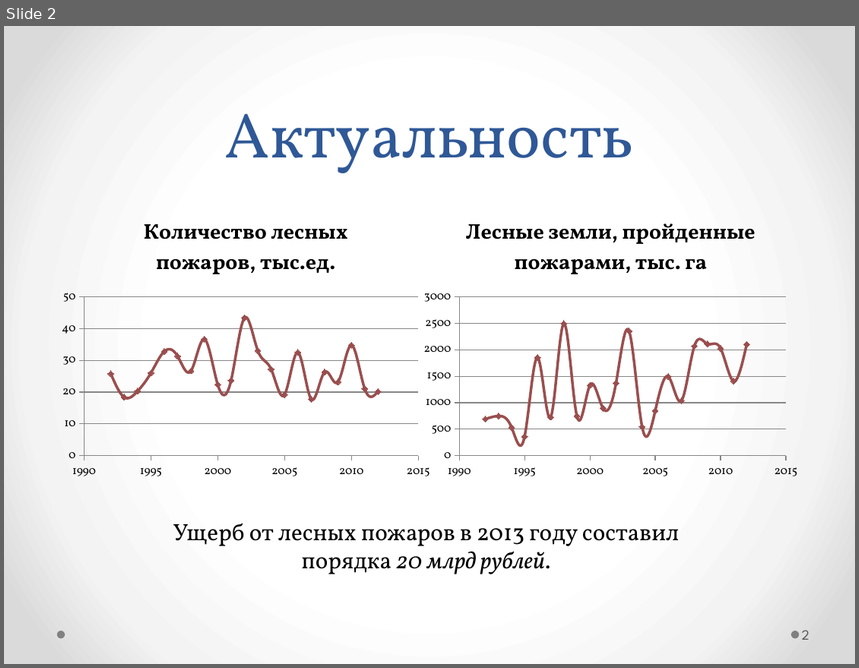
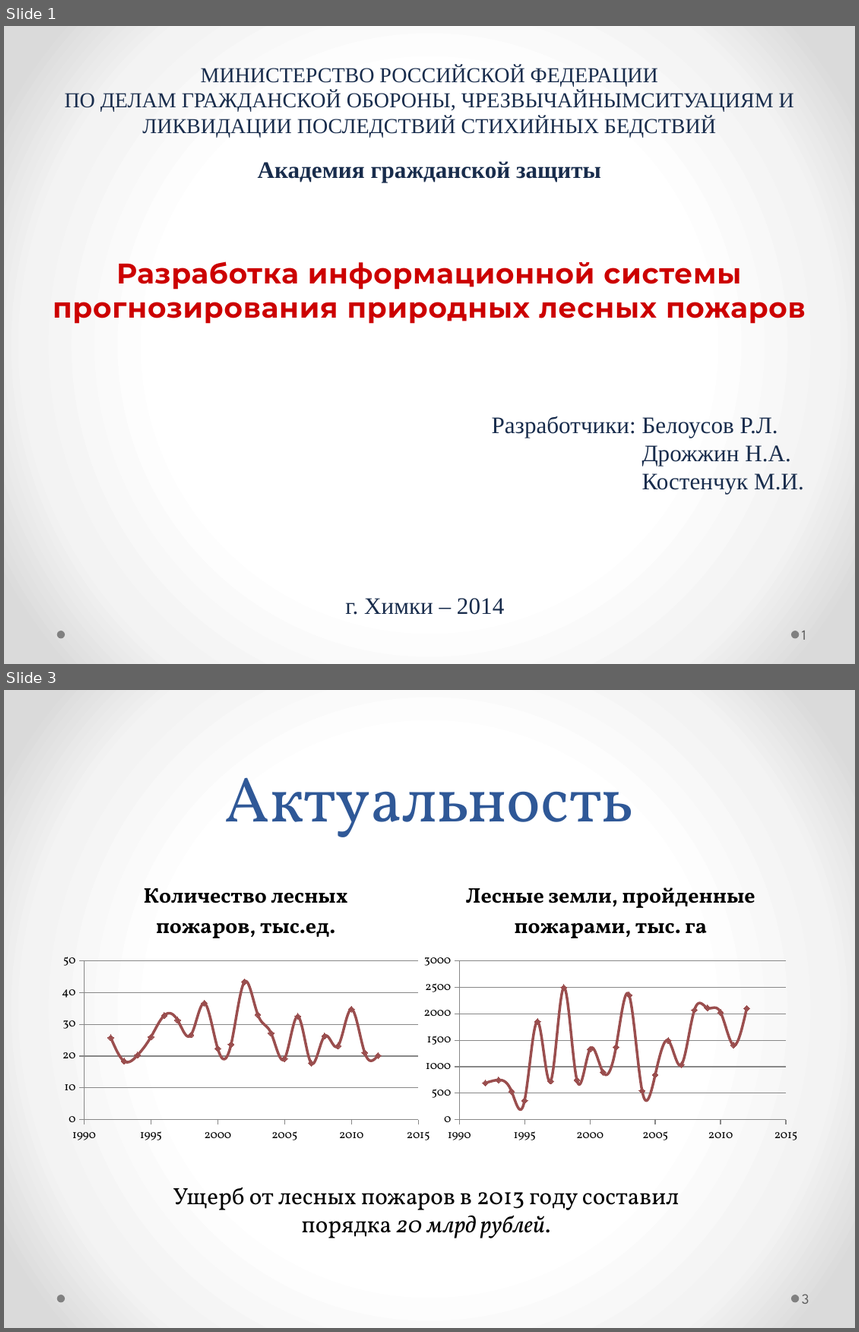
Before and after one commit to kmi9work/Fires, a slide deck: Apriori/my_tex/Поиск ассоциативных правил_Apriori.pptx. Shown one above the other, each under a label of ours: slide 2 before the commit, slides 1 and 3 after it; the slides between them are not shown. The pictures are 859x668 and 859x1332 pixels, drawn with LibreOffice and Linux fonts; fonts in the diff are those of the drawing. Boxes give left, top, right and bottom in pixels: in the first picture for what was removed or moved away, otherwise in the second. Text is boxed around its words. In the diff, an @@ line names an element or a change of style, - is before the commit and + after.

```diff
--- a/Apriori/my_tex/Поиск ассоциативных правил_Apriori.pptx
+++ b/Apriori/my_tex/Поиск ассоциативных правил_Apriori.pptx
@@ slide 1 added at [4,26,855,664], background gradient #FFFFFF to #F4F4F4 to #DADADA; not listed: 2 template elements that a slide beside it also shows @@
@@ text added at [65,66,794,138], 18 pt, text #182C4B @@
+МИНИСТЕРСТВО РОССИЙСКОЙ ФЕДЕРАЦИИ
+ПО ДЕЛАМ ГРАЖДАНСКОЙ ОБОРОНЫ, ЧРЕЗВЫЧАЙНЫМСИТУАЦИЯМ И ЛИКВИДАЦИИ ПОСЛЕДСТВИЙ СТИХИЙНЫХ БЕДСТВИЙ
@@ text added at [258,161,601,183], 20 pt, text #182C4B, bold @@
+Академия гражданской защиты
@@ text added at [53,262,806,324], 24 pt, text #CC0000, bold @@
+Разработка информационной системы прогнозирования природных лесных пожаров
@@ text added at [492,417,804,494], 20 pt, text #182C4B @@
+Разработчики: Белоусов Р.Л.
+Дрожжин Н.А.
+Костенчук М.И.
@@ text added at [345,598,504,615], 20 pt, text #182C4B @@
+г. Химки – 2014
@@ page number added at [802,631,807,640], 12 pt, text #595959 @@
+1
@@ what was slide 2 is now slide 3 @@
@@ page number at [802,1294,810,1304]: text changed @@
-2
+3
```
Also in this commit, not shown: 3 slides changed, 3 other files.
